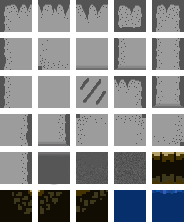
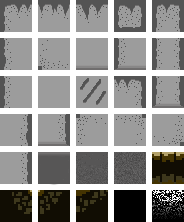
Two versions of the same layered image (184x222). Layer-by-layer changes:
painted on "Layer 1" over [114, 190, 184, 222]
